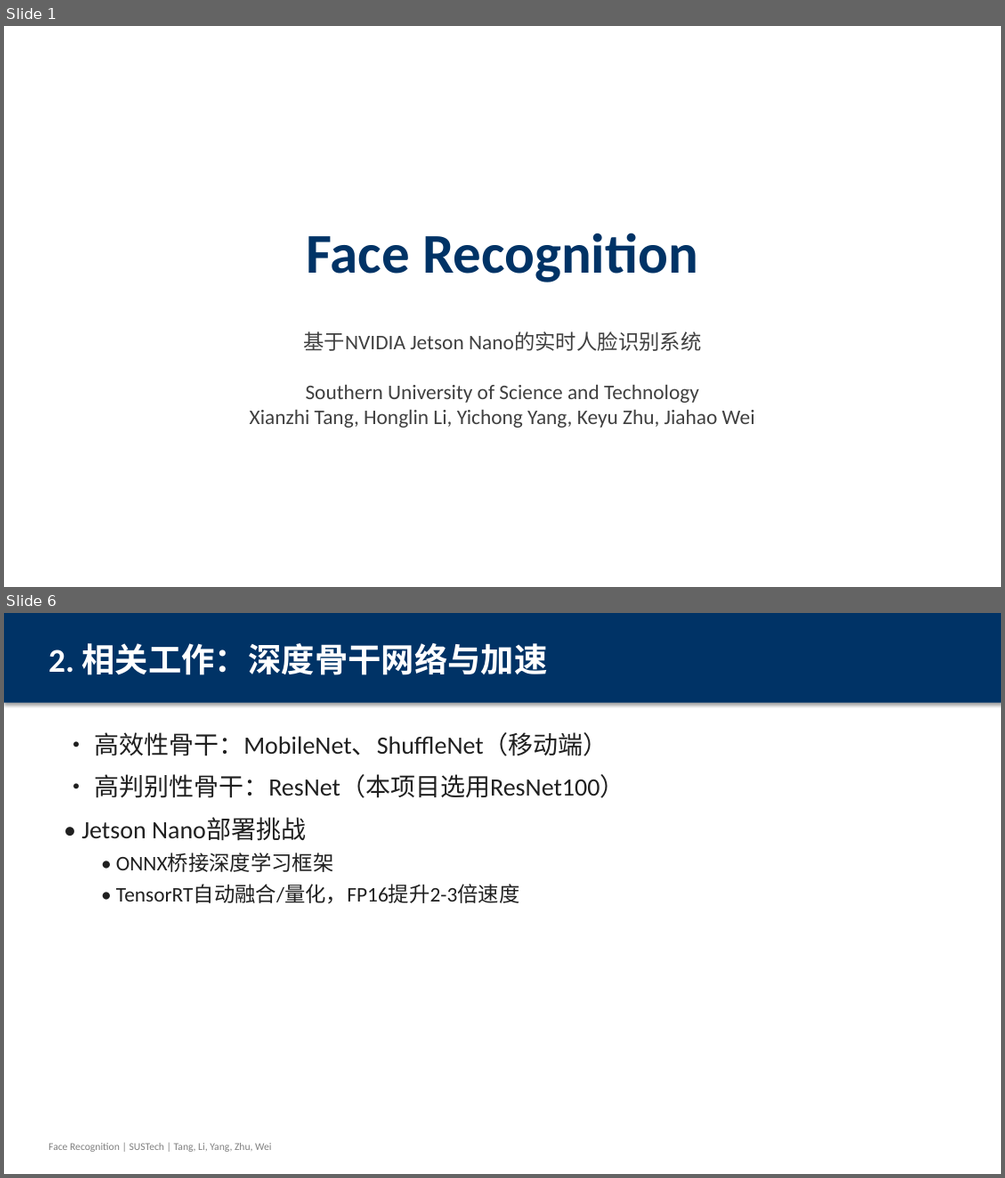
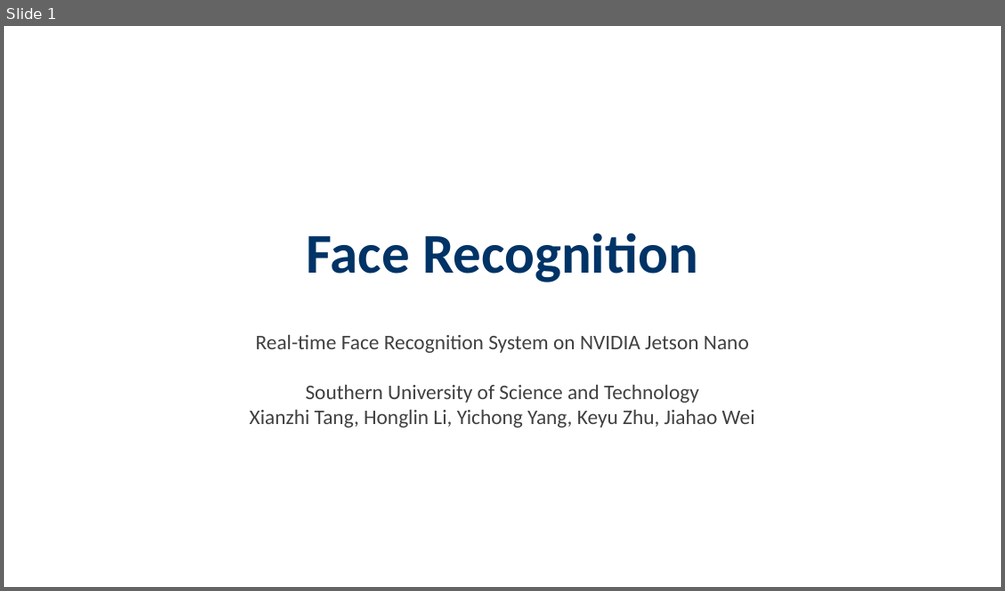
Before and after one commit to wuzhi456/Deep-learning-assignment3, a slide deck: Face_Recognition_Presentation.pptx. Shown one above the other, each under a label of ours: slides 1 and 6 before the commit, slide 1 after it; the slides between them are not shown. The pictures are 1005x1178 and 1005x591 pixels, drawn with LibreOffice and Linux fonts; fonts in the diff are those of the drawing. Boxes give left, top, right and bottom in pixels: in the first picture for what was removed or moved away, otherwise in the second. Text is boxed around its words. In the diff, an @@ line names an element or a change of style, - is before the commit and + after.

```diff
--- a/Face_Recognition_Presentation.pptx
+++ b/Face_Recognition_Presentation.pptx
@@ slide 6 removed at bbox=[4, 613, 1001, 1174], background #FFFFFF @@
@@ rectangle removed at bbox=[4, 613, 1001, 703] @@
@@ text removed at bbox=[48, 643, 548, 675] @@
-2. 相关工作：深度骨干网络与加速
@@ text removed at bbox=[81, 732, 624, 904] @@
-• 高效性骨干：MobileNet、ShuffleNet（移动端）
-• 高判别性骨干：ResNet（本项目选用ResNet100）
-• Jetson Nano部署挑战
-  • ONNX桥接深度学习框架
-  • TensorRT自动融合/量化，FP16提升2-3倍速度
@@ text removed at bbox=[48, 1143, 271, 1151] @@
-Face Recognition | SUSTech | Tang, Li, Yang, Zhu, Wei
@@ slide 1 changed as well @@
@@ text at bbox=[256, 335, 749, 353]: text changed @@
-基于NVIDIA Jetson Nano的实时人脸识别系统
+Real-time Face Recognition System on NVIDIA Jetson Nano
```
Also in this commit, not shown: 4 other slides changed, 16 slides added, 9 other slides removed.
